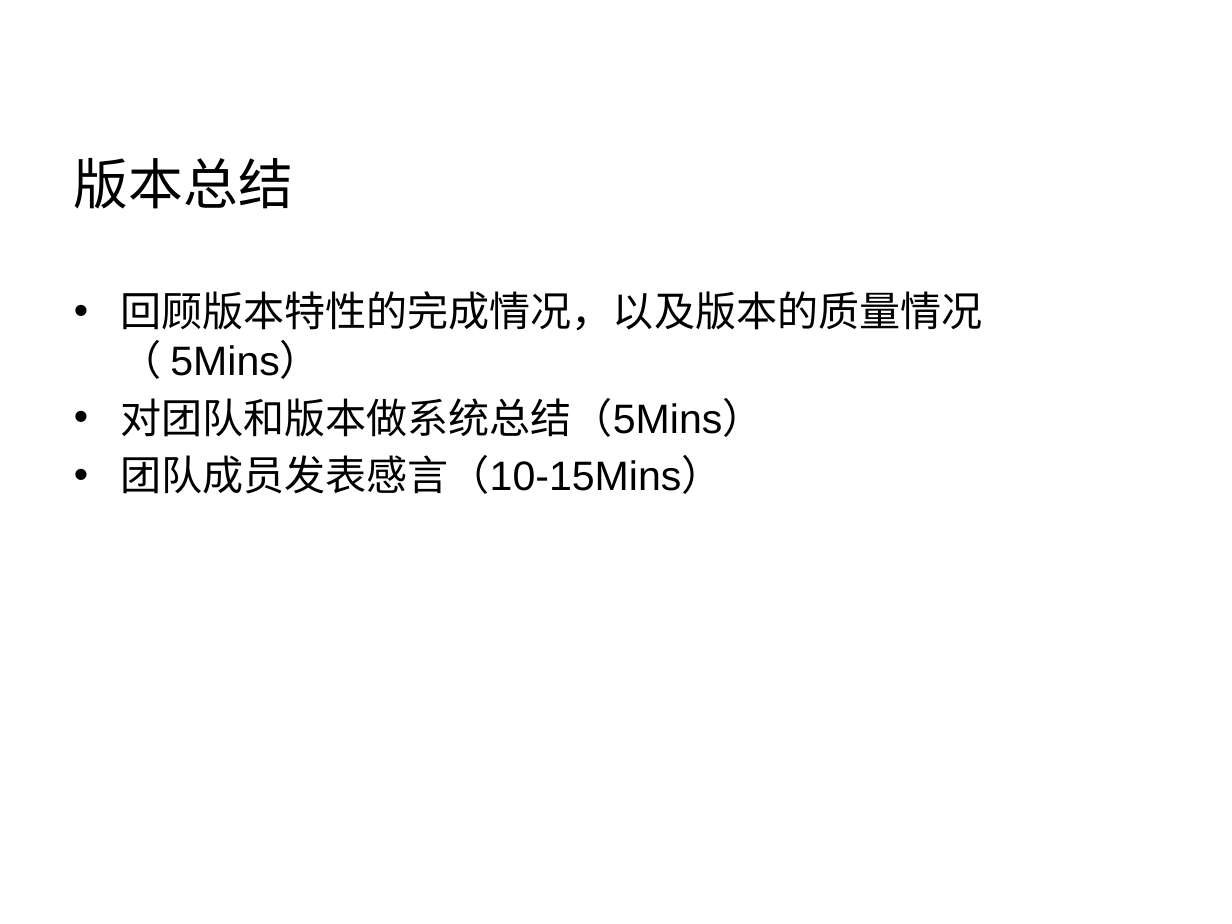
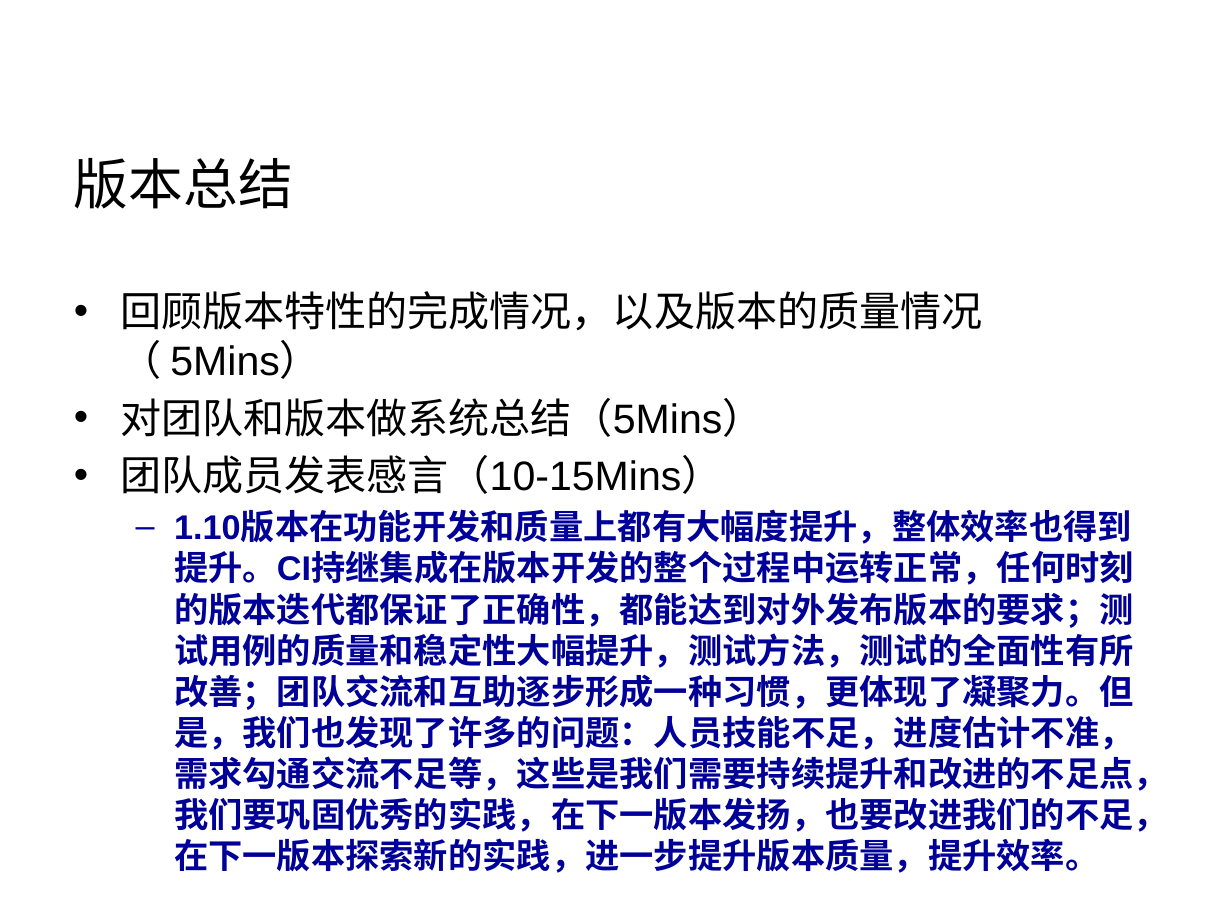
Before and after one commit to Vivian-hihi/SequoiaDB, a slide deck: slide 3 of internal_doc/00.项目管理/01.会议纪要/SequoiaDB 1.10版本回顾会议_20141103.pptx. Drawn at 1232x924 pixels with LibreOffice and Linux fonts; fonts in the diff are those of the drawing; background and template pictures are left out. Boxes give left, top, right and bottom in pixels: in the first picture for what was removed or moved away, otherwise in the second. Text is boxed around its words. In the diff, an @@ line names an element or a change of style, - is before the commit and + after.

```diff
--- a/internal_doc/00.项目管理/01.会议纪要/SequoiaDB 1.10版本回顾会议_20141103.pptx
+++ b/internal_doc/00.项目管理/01.会议纪要/SequoiaDB 1.10版本回顾会议_20141103.pptx
@@ text at (174,512,1168,873): paragraph added @@
+  – 1.10版本在功能开发和质量上都有大幅度提升，整体效率也得到提升。CI持继集成在版本开发的整个过程中运转正常，任何时刻的版本迭代都保证了正确性，都能达到对外发布版本的要求；测试用例的质量和稳定性大幅提升，测试方法，测试的全面性有所改善；团队交流和互助逐步形成一种习惯，更体现了凝聚力。但是，我们也发现了许多的问题：人员技能不足，进度估计不准，需求勾通交流不足等，这些是我们需要持续提升和改进的不足点，我们要巩固优秀的实践，在下一版本发扬，也要改进我们的不足，在下一版本探索新的实践，进一步提升版本质量，提升效率。
```
